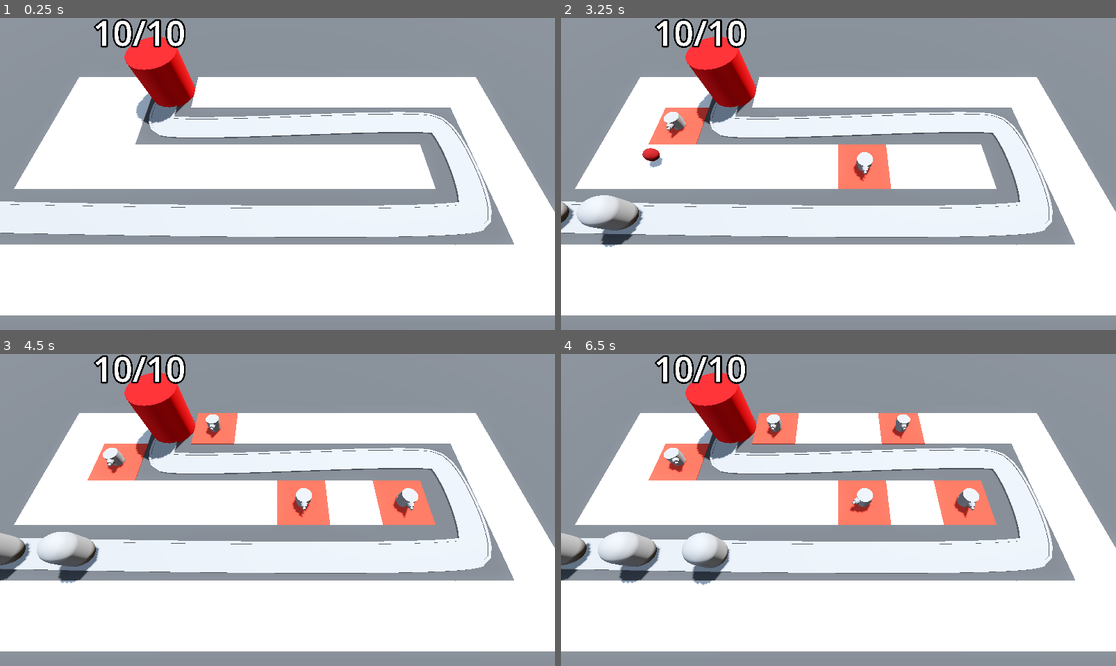
Above: before the commit, frames 1-4 (two rows, left to right).
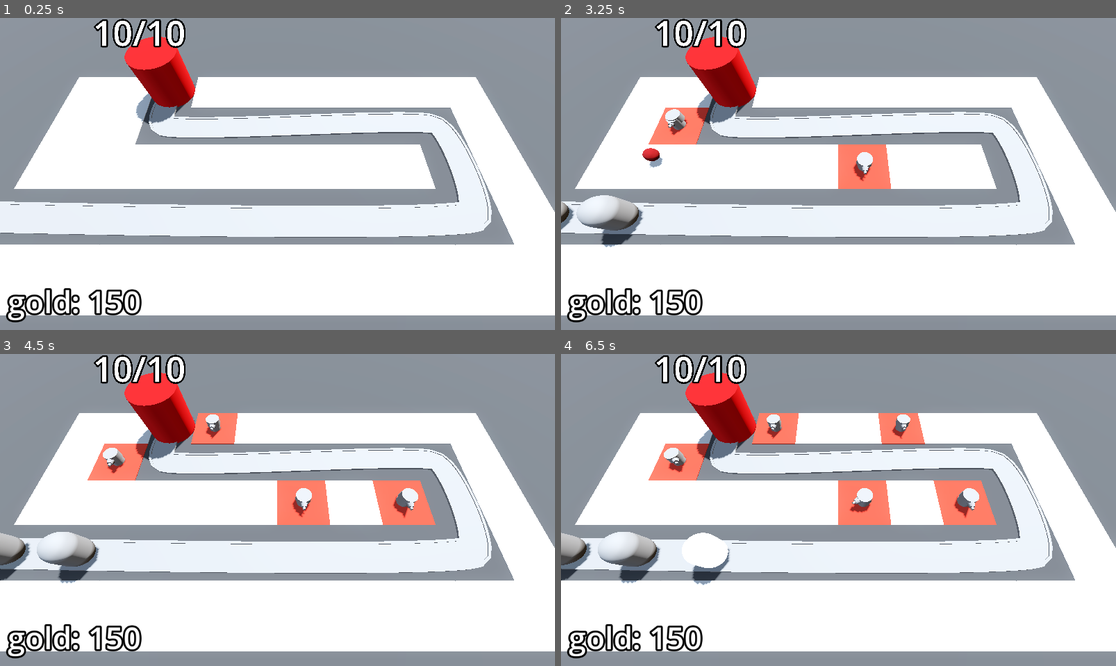
Above: after the commit, the same moments.

Repository: geraldovedrossi/gamedev_tv_godot
Game: Godot game, scene res://BaseLevel.tscn
Two runs of this game, one before a commit and one after it. Both use one fixed random seed, a clock stepped at 60 frames per second and the inputs below.
Inputs (mouse positions are in pixels of both pictures, inside the frame that each line leads up to):
- Up to frame 1 (0.25 s): no input
- Up to frame 2 (3.25 s): tap Enter at 0.5, 2 s; move the mouse to (810, 236) at 0.52 s; click (810, 236) at 0.6 s; tap Space at 1.25 s; move the mouse to (1005, 220) at 1.27 s; click (1005, 220) at 1.35 s; move the mouse to (672, 127) at 2.02 s; click (672, 127) at 2.1 s; move the mouse to (866, 174) at 2.77 s; click (866, 174) at 2.85 s
- Up to frame 3 (4.5 s): move the mouse to (194, 432) at 3.52 s; click (194, 432) at 3.6 s; move the mouse to (399, 494) at 4.27 s; click (399, 494) at 4.35 s
- Up to frame 4 (6.5 s): move the mouse to (727, 525) at 5.02 s; click (727, 525) at 5.1 s; move the mouse to (894, 441) at 5.77 s; click (894, 441) at 5.85 s

The runs differ from the first frame. In frame 1, 1.0% of the frame differs, in the area x 1-26%, y 86-98%; in frame 2, 1.1%; in frame 3, 1.0%; in frame 4, 1.6%, in the area x 1-31%, y 57-98%.

Commit message:
Earning Gold and UI

Diff:
--- a/barbarian-blaster/barbarian-blaster/BaseLevel.tscn
+++ b/barbarian-blaster/barbarian-blaster/BaseLevel.tscn
@@ -7,6 +7,7 @@
 [ext_resource type="Script" uid="uid://bsjogxvyjj8tp" path="res://turret_manager.gd" id="5_cwwxe"]
 [ext_resource type="PackedScene" uid="uid://d01unib15e15u" path="res://Turret/turret.tscn" id="6_ufkdr"]
 [ext_resource type="Script" uid="uid://dchmcc3ecxxax" path="res://enemy_manager.gd" id="7_epnn3"]
+[ext_resource type="Script" uid="uid://brmiqfbffbybp" path="res://bank.gd" id="8_tv3th"]
 
 [sub_resource type="ProceduralSkyMaterial" id="ProceduralSkyMaterial_dq0bh"]
 sky_horizon_color = Color(0.66224277, 0.6717428, 0.6867428, 1)
@@ -30,6 +31,11 @@
 "tilts": PackedFloat32Array(0, 0, 0, 0, 0)
 }
 point_count = 5
+
+[sub_resource type="LabelSettings" id="LabelSettings_epnn3"]
+font_size = 64
+outline_size = 16
+outline_color = Color(0, 0, 0, 1)
 
 [node name="BaseLevel" type="Node3D"]
 
@@ -58,10 +64,10 @@
 "cells": PackedInt32Array(65535, 65534, 655360, 65535, 2, 655360, 65531, 65535, 655360, 4, 65535, 655360, 65531, 65534, …(466 unchanged characters)…
 }
 
-[node name="Path3D" type="Path3D" parent="."]
+[node name="EnemyPath" type="Path3D" parent="."]
 curve = SubResource("Curve3D_lvb7b")
 
-[node name="Road" type="CSGPolygon3D" parent="Path3D"]
+[node name="Road" type="CSGPolygon3D" parent="EnemyPath"]
 polygon = PackedVector2Array(-1, 0, -1, 0.1, 1, 0.1, 1, 0)
 mode = 2
 path_node = NodePath("..")
@@ -75,7 +81,7 @@
 path_u_distance = 1.0
 path_joined = false
 
-[node name="LeftEdge" type="CSGPolygon3D" parent="Path3D"]
+[node name="LeftEdge" type="CSGPolygon3D" parent="EnemyPath"]
 polygon = PackedVector2Array(-1.1, 0, -1.1, 0.15, -0.9, 0.15, -0.9, 0)
 mode = 2
 path_node = NodePath("..")
@@ -89,7 +95,7 @@
 path_u_distance = 1.0
 path_joined = false
 
-[node name="LeftEdge2" type="CSGPolygon3D" parent="Path3D"]
+[node name="LeftEdge2" type="CSGPolygon3D" parent="EnemyPath"]
 polygon = PackedVector2Array(0.9, 0, 0.9, 0.15, 1.1, 0.15, 1.1, 0)
 mode = 2
 path_node = NodePath("..")
@@ -103,13 +109,13 @@
 path_u_distance = 1.0
 path_joined = false
 
-[node name="EnemyManager" type="Node3D" parent="Path3D" node_paths=PackedStringArray("enemy_path")]
+[node name="EnemyManager" type="Node3D" parent="EnemyPath" node_paths=PackedStringArray("enemy_path")]
 transform = Transform3D(1, 0, 0, 0, 1, 0, 0, 0, 1, -26, 0, 6)
 script = ExtResource("7_epnn3")
 enemy = ExtResource("2_5x8ra")
 enemy_path = NodePath("..")
 
-[node name="Timer" type="Timer" parent="Path3D/EnemyManager"]
+[node name="Timer" type="Timer" parent="EnemyPath/EnemyManager"]
 autostart = true
 
 [node name="Base" parent="." instance=ExtResource("3_o2j4u")]
@@ -119,6 +125,26 @@
 [node name="TurretManager" type="Node3D" parent="." node_paths=PackedStringArray("enemy_path")]
 script = ExtResource("5_cwwxe")
 turret = ExtResource("6_ufkdr")
-enemy_path = NodePath("../Path3D")
+enemy_path = NodePath("../EnemyPath")
 
-[connection signal="timeout" from="Path3D/EnemyManager/Timer" to="Path3D/EnemyManager" method="_on_timer_timeout"]
+[node name="Bank" type="MarginContainer" parent="."]
+anchors_preset = 15
+anchor_right = 1.0
+anchor_bottom = 1.0
+grow_horizontal = 2
+grow_vertical = 2
+mouse_filter = 2
+theme_override_constants/margin_left = 16
+theme_override_constants/margin_top = 16
+theme_override_constants/margin_right = 16
+theme_override_constants/margin_bottom = 16
+script = ExtResource("8_tv3th")
+
+[node name="Label" type="Label" parent="Bank"]
+layout_mode = 2
+size_flags_horizontal = 0
+size_flags_vertical = 8
+text = "gold: "
+label_settings = SubResource("LabelSettings_epnn3")
+
+[connection signal="timeout" from="EnemyPath/EnemyManager/Timer" to="EnemyPath/EnemyManager" method="_on_timer_timeout"]
--- a/barbarian-blaster/barbarian-blaster/Enemy/enemy.gd
+++ b/barbarian-blaster/barbarian-blaster/Enemy/enemy.gd
@@ -4,11 +4,14 @@
 @export var max_health: int = 50
 var current_health: int:
 	set(health_in):
+		if health_in < max_health:
+			animation_player.play("TakeDamage")
 		current_health = health_in
 		if current_health < 1:
 			queue_free()
 
 @onready var base = get_tree().get_first_node_in_group("base")
+@onready var animation_player: AnimationPlayer = $AnimationPlayer
 
 # Called when the node enters the scene tree for the first time.
 func _ready() -> void:
--- a/barbarian-blaster/barbarian-blaster/Enemy/enemy.tscn
+++ b/barbarian-blaster/barbarian-blaster/Enemy/enemy.tscn
@@ -6,9 +6,50 @@
 radius = 1.0
 height = 3.0
 
+[sub_resource type="StandardMaterial3D" id="StandardMaterial3D_2pb1h"]
+no_depth_test = true
+shading_mode = 0
+
 [sub_resource type="CapsuleShape3D" id="CapsuleShape3D_2pb1h"]
 radius = 1.0
 height = 3.0
+
+[sub_resource type="Animation" id="Animation_px1sc"]
+resource_name = "TakeDamage"
+length = 0.1
+tracks/0/type = "value"
+tracks/0/imported = false
+tracks/0/enabled = true
+tracks/0/path = NodePath("DamageHilight:visible")
+tracks/0/interp = 1
+tracks/0/loop_wrap = true
+tracks/0/keys = {
+"times": PackedFloat32Array(0, 0.1),
+"transitions": PackedFloat32Array(1, 1),
+"update": 1,
+"values": [true, false]
+}
+
+[sub_resource type="Animation" id="Animation_am0pq"]
+length = 0.001
+tracks/0/type = "value"
+tracks/0/imported = false
+tracks/0/enabled = true
+tracks/0/path = NodePath("DamageHilight:visible")
+tracks/0/interp = 1
+tracks/0/loop_wrap = true
+tracks/0/keys = {
+"times": PackedFloat32Array(0),
+"transitions": PackedFloat32Array(1),
+"update": 1,
+"values": [false]
+}
+
+[sub_resource type="AnimationLibrary" id="AnimationLibrary_eqilm"]
+_data = {
+&"RESET": SubResource("Animation_am0pq"),
+&"TakeDamage": SubResource("Animation_px1sc")
+}
 
 [node name="Enemy" type="PathFollow3D"]
 transform = Transform3D(-0.025632478, 0, -0.99967146, 0, 1, 0, 0.99967146, 0, -0.025632478, 0, 0, 0)
@@ -19,8 +60,19 @@
 transform = Transform3D(0.9999997, 0, -1.8626451e-09, 0, 1, 0, 1.8626451e-09, 0, 0.9999997, 0, 1.5, 0)
 mesh = SubResource("CapsuleMesh_xjnqo")
 
+[node name="DamageHilight" type="MeshInstance3D" parent="."]
+transform = Transform3D(0.9999997, 0, -1.8626451e-09, 0, 1, 0, 1.8626451e-09, 0, 0.9999997, 0, 1.5, 0)
+visible = false
+material_override = SubResource("StandardMaterial3D_2pb1h")
+mesh = SubResource("CapsuleMesh_xjnqo")
+
 [node name="EnemyArea3D" type="Area3D" parent="." groups=["enemy_area"]]
 
 [node name="CollisionShape3D" type="CollisionShape3D" parent="EnemyArea3D"]
 transform = Transform3D(1, 0, 0, 0, 1, 0, 0, 0, 1, 0, 1.5, 0)
 shape = SubResource("CapsuleShape3D_2pb1h")
+
+[node name="AnimationPlayer" type="AnimationPlayer" parent="."]
+libraries = {
+&"": SubResource("AnimationLibrary_eqilm")
+}
--- a/barbarian-blaster/barbarian-blaster/Turret/turret.gd
+++ b/barbarian-blaster/barbarian-blaster/Turret/turret.gd
@@ -6,6 +6,7 @@
 var enemy_path: Path3D
 var target: PathFollow3D
 
+@onready var animation_player: AnimationPlayer = $AnimationPlayer
 @onready var turret_top: MeshInstance3D = $TurretBase/TurretTop
 
 func _physics_process(delta: float) -> void:
@@ -19,6 +20,7 @@
 		add_child(shot)
 		shot.global_position = turret_top.global_position
 		shot.direction = global_transform.basis.z
+		animation_player.play("Fire")
 
 func find_best_target() -> PathFollow3D:
 	var best_target = null
--- a/barbarian-blaster/barbarian-blaster/Turret/turret.tscn
+++ b/barbarian-blaster/barbarian-blaster/Turret/turret.tscn
@@ -20,6 +20,43 @@
 top_radius = 0.1
 bottom_radius = 0.1
 height = 0.3
+
+[sub_resource type="Animation" id="Animation_djkev"]
+resource_name = "Fire"
+length = 0.3
+tracks/0/type = "value"
+tracks/0/imported = false
+tracks/0/enabled = true
+tracks/0/path = NodePath("TurretBase/TurretTop:position")
+tracks/0/interp = 1
+tracks/0/loop_wrap = true
+tracks/0/keys = {
+"times": PackedFloat32Array(0, 0.06666667, 0.3),
+"transitions": PackedFloat32Array(1, 1, 1),
+"update": 0,
+"values": [Vector3(0, 0.3, 0), Vector3(0, 0.3, -0.3), Vector3(0, 0.3, 0)]
+}
+
+[sub_resource type="Animation" id="Animation_ttsi1"]
+length = 0.001
+tracks/0/type = "value"
+tracks/0/imported = false
+tracks/0/enabled = true
+tracks/0/path = NodePath("TurretBase/TurretTop:position")
+tracks/0/interp = 1
+tracks/0/loop_wrap = true
+tracks/0/keys = {
+"times": PackedFloat32Array(0),
+"transitions": PackedFloat32Array(1),
+"update": 0,
+"values": [Vector3(0, 0.3, 0)]
+}
+
+[sub_resource type="AnimationLibrary" id="AnimationLibrary_r754r"]
+_data = {
+&"Fire": SubResource("Animation_djkev"),
+&"RESET": SubResource("Animation_ttsi1")
+}
 
 [node name="Turret" type="Node3D"]
 script = ExtResource("1_5kpma")
@@ -44,4 +81,9 @@
 [node name="Timer" type="Timer" parent="."]
 autostart = true
 
+[node name="AnimationPlayer" type="AnimationPlayer" parent="."]
+libraries = {
+&"": SubResource("AnimationLibrary_r754r")
+}
+
 [connection signal="timeout" from="Timer" to="." method="_on_timer_timeout"]
--- /dev/null
+++ b/barbarian-blaster/barbarian-blaster/bank.gd
@@ -0,0 +1,12 @@
+extends MarginContainer
+
+@export var starting_gold : int = 150
+@onready var label: Label = $Label
+
+var gold: int:
+	set(gold_in):
+		gold = max(gold_in, 0)
+		label.text = "gold: " + str(gold)
+
+func _ready() -> void:
+	gold = starting_gold
--- a/barbarian-blaster/barbarian-blaster/enemy_manager.gd
+++ b/barbarian-blaster/barbarian-blaster/enemy_manager.gd
@@ -4,15 +4,12 @@
 @export var enemy_path: Path3D
 var count: int = 0
 
-func spawn_enemy(enemy_position: Vector3) -> void:
-	var new_enemy = enemy.instantiate()
-	enemy_path.add_child(new_enemy)
-	new_enemy.global_position = enemy_position
-
+func _ready() -> void:
+	spawn_enemy()
 
 func _on_timer_timeout() -> void:
 	var timer = self.get_children()[0]
-	spawn_enemy(self.global_position)
+	spawn_enemy()
 	count += 1
 	if count >= 5 && timer.wait_time > 0.4:
 		count = 0
@@ -20,5 +17,7 @@
 		timer.wait_time -= 0.1
 	#pass
 
-func _ready() -> void:
-	spawn_enemy(self.global_position)
+
+func spawn_enemy() -> void:
+	var new_enemy = enemy.instantiate()
+	enemy_path.add_child(new_enemy)
Not shown: 1 places in barbarian-blaster/barbarian-blaster/BaseLevel.tscn that only renumber resources
Not shown: 1 places in barbarian-blaster/barbarian-blaster/Enemy/enemy.tscn that only renumber resources
Not shown: 1 places in barbarian-blaster/barbarian-blaster/Turret/turret.tscn that only renumber resources
Not shown, added: barbarian-blaster/barbarian-blaster/bank.gd.uid
